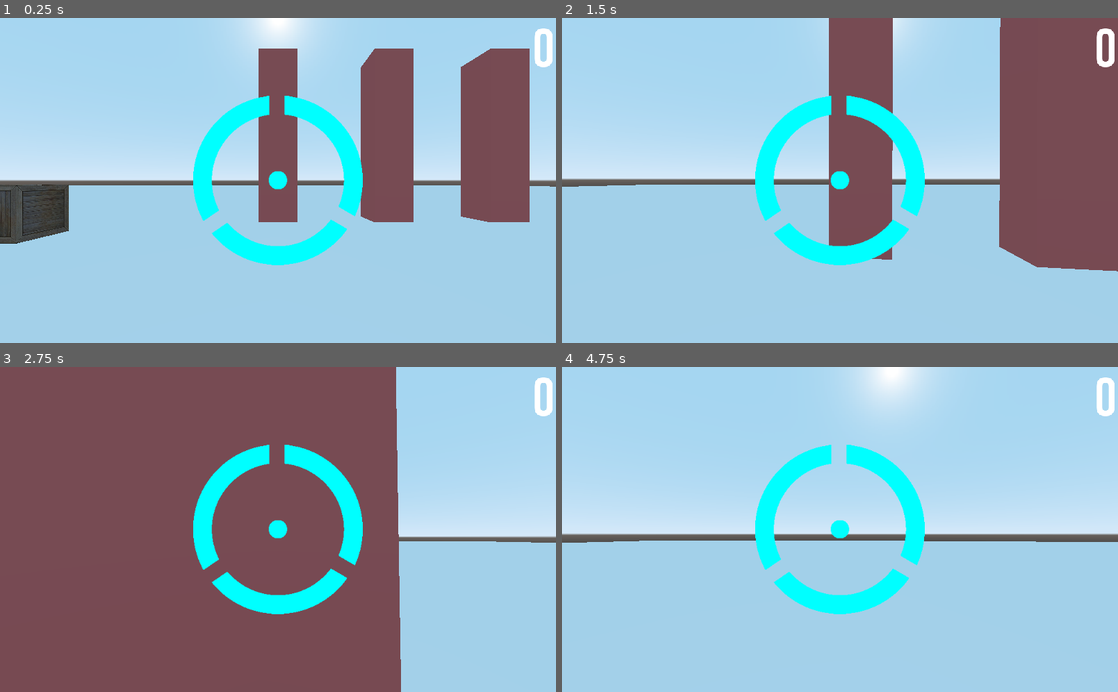
Above: before the commit, frames 1-4 (two rows, left to right).
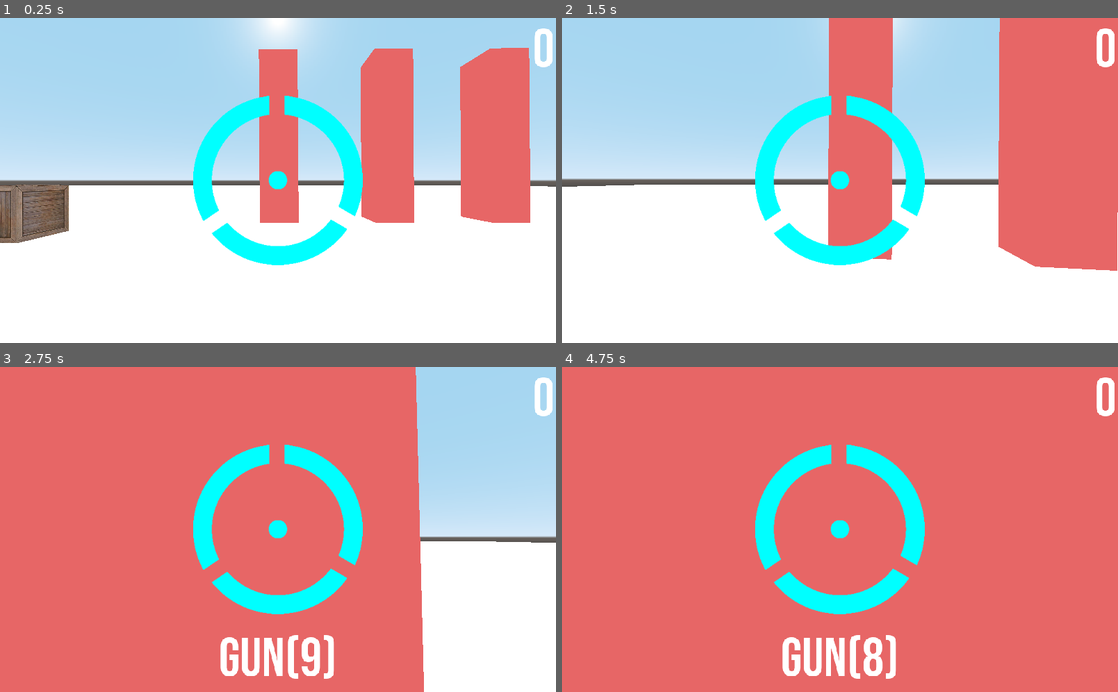
Above: after the commit, the same moments.

Repository: nuzcraft/intermediate_book
Game: Godot game, scene res://training_camp/training_camp.tscn
Two runs of this game, one before a commit and one after it. Both use one fixed random seed, a clock stepped at 60 frames per second and the inputs below.
Inputs (mouse positions are in pixels of both pictures, inside the frame that each line leads up to):
- Up to frame 1 (0.25 s): no input
- Up to frame 2 (1.5 s): move the mouse to (867, 180) at 0.52 s; hold F (fire) 0.53-1.28 s; hold Up (move_forward) from 0.53 s (still down); tap Tab (change weapon) at 0.6 s; tap Space (jump) at 0.77 s; move the mouse to (812, 180) at 1.27 s; tap F (fire) at 1.35 s
- Up to frame 3 (2.75 s): keep holding Up (move_forward); tap Space (jump) at 1.52 s; tap Tab (change weapon) at 1.55, 2.1 s; move the mouse to (289, 523) at 2.02 s; hold F (fire) from 2.03 s (still down)
- Up to frame 4 (4.75 s): keep holding Up (move_forward); move the mouse to (834, 536) at 2.77 s; release F (fire) at 2.78 s; tap F (fire) at 2.85, 4.35 s; tap Space (jump) at 3.02, 3.77, 4.52 s; tap Tab (change weapon) at 3.05, 3.6, 4.55 s; tap Enter at 3.5 s; move the mouse to (878, 532) at 3.52 s; hold F (fire) 3.53-4.28 s; move the mouse to (795, 526) at 4.27 s

The runs differ from the first frame. In frame 1, 58% of the frame differs, in the area x 0-100%, y 9-100%; in frame 2, 63%; in frame 3, 82%; in frame 4, 95%, in the area x 0-100%, y 0-100%.

Commit message:
added joepli shader

Diff:
--- a/Player.gd
+++ b/Player.gd
@@ -21,6 +21,7 @@
 onready var user_message:Label = get_node("../message")
 onready var message_timer:Timer = get_node("../messageTimer")
 onready var score_label:Label = get_node("../scoreLabel")
+onready var sound_fx := $sound_fx
 var ray:RayCast
 
 var inventory: WeaponInventory
@@ -37,7 +38,7 @@
 	ray.cast_to = Vector3(0, 0, -100)
 	reload_timer = Timer.new()
 	add_child(reload_timer)
-	reload_timer.connect("timout", self, "reload_timer_timeout")
+	reload_timer.connect("timeout", self, "reload_timer_timeout")
 	inventory = WeaponInventory.new()
 
 
@@ -55,14 +56,21 @@
 		input.x-=1
 	input.normalized();
 
-	if Input.is_action_just_pressed("fire") and gun_ammo > 0:
-		if ray.is_colliding():
-			gun_ammo -= 1
-			var obj = ray.get_collider()
-			print("the object " + obj.get_name() + " is in front of the player")
-			print("you have " + str(gun_ammo) + " ammunition left")
-			if obj.is_in_group("target"):
-				obj.got_hit()
+	if Input.is_action_pressed("fire"):
+		var condition1 = inventory.weapon_index == Weapon.TYPE_GUN
+		var condition2 = inventory.weapon_index == Weapon.TYPE_AUTO_GUN
+		var condition3 = inventory.has_ammo_for_current()
+		var condition4 = can_shoot
+		if (condition1 or condition2) and condition3 and condition4:
+			inventory.decrease_curr_ammo()
+			can_shoot = false
+			reload_timer.wait_time = inventory.get_curr_reload_time()
+			reload_timer.start()
+			sound_fx.play()
+			if ray.is_colliding():
+				var obj = ray.get_collider()
+				if obj.is_in_group("target"):
+					obj.got_hit()
 
 	var forward = global_transform.basis.z;
 	var right = global_transform.basis.x;
@@ -103,6 +111,8 @@
 		var message = inventory.get_curr_weapon_name()
 		message += "(" + str(inventory.get_curr_weapon_ammo()) + ")"
 		print(message)
+		user_message.set_text(message)
+		message_timer.start()
 		reload_timer.wait_time=inventory.get_curr_reload_time()
 
 
@@ -129,3 +139,7 @@
 
 func _on_messageTimer_timeout():
 	user_message.set_text("")
+
+func reload_timer_timeout():
+	can_shoot = true
+	reload_timer.stop()
--- a/Weapon.gd
+++ b/Weapon.gd
@@ -4,7 +4,7 @@
 const TYPE_AUTO_GUN: int = 1
 const TYPE_GRENADE: int = 2
 
-var reload_time: int
+var reload_time: float
 var name: String
 var ammo : int
 var max_ammo : int
--- a/WeaponInventory.gd
+++ b/WeaponInventory.gd
@@ -16,7 +16,7 @@
 		weapon_index = 0
 
 func has_ammo_for_current():
-	return weapons[weapon_index].ammos > 0
+	return weapons[weapon_index].ammo > 0
 
 func decrease_curr_ammo(amount: int = 1):
 	weapons[weapon_index].decrease_ammo(amount)
--- /dev/null
+++ b/joepli.gdshader
@@ -0,0 +1,22 @@
+shader_type spatial;
+render_mode depth_draw_opaque, unshaded, world_vertex_coords;
+
+uniform vec4 albedo : hint_color = vec4(1.0, 1.0, 1.0, 1.0);
+uniform sampler2D texture_albedo : hint_albedo;
+
+uniform float normal_offset : hint_range(0, 1, 0.01) = 0.03;
+uniform float time_influence : hint_range(0, 50) = 3;
+uniform float y_div : hint_range(0, 10, .1) = 3.0;
+
+void vertex() {
+    VERTEX.x += sin(VERTEX.y * y_div + round(TIME * time_influence)) * normal_offset;
+    VERTEX.y += sin(VERTEX.x * y_div + round(TIME * time_influence)) * normal_offset;
+    VERTEX.z += sin(VERTEX.y * y_div + round(TIME * time_influence)) * normal_offset;
+}
+
+void fragment() {
+	vec2 base_uv = UV;
+	vec4 albedo_tex = texture(texture_albedo, base_uv);
+	albedo_tex *= COLOR;
+	ALBEDO = albedo.rgb * albedo_tex.rgb;
+}
--- a/player.tscn
+++ b/player.tscn
@@ -1,7 +1,8 @@
-[gd_scene load_steps=4 format=2]
+[gd_scene load_steps=5 format=2]
 
 [ext_resource path="res://Player.gd" type="Script" id=1]
 [ext_resource path="res://audio/beep.wav" type="AudioStream" id=2]
+[ext_resource path="res://gunshot.wav" type="AudioStream" id=3]
 
 [sub_resource type="CapsuleShape" id=1]
 radius = 0.5
@@ -21,3 +22,6 @@
 stream = ExtResource( 2 )
 
 [node name="bgSOund" type="AudioStreamPlayer" parent="."]
+
+[node name="sound_fx" type="AudioStreamPlayer" parent="."]
+stream = ExtResource( 3 )
--- a/training_camp/ManageNPC.gd
+++ b/training_camp/ManageNPC.gd
@@ -9,7 +9,7 @@
 
 func got_hit():
 	health -= 20
-	print("Health: " + str(health))
+#	print("Health: " + str(health))
 	if health <= 0:
 		destroy_target()
 
--- a/training_camp/training_camp.tscn
+++ b/training_camp/training_camp.tscn
@@ -7,15 +7,49 @@
 [ext_resource path="res://training_camp/crosshair.gd" type="Script" id=5]
 [ext_resource path="res://training_camp/ManageNPC.gd" type="Script" id=6]
 [ext_resource path="res://box_texture.jpg" type="Texture" id=7]
+[ext_resource path="res://joepli.gdshader" type="Shader" id=8]
 
 [sub_resource type="BoxShape" id=1]
 
-[sub_resource type="SpatialMaterial" id=2]
-albedo_texture = ExtResource( 3 )
-uv1_scale = Vector3( 10, 10, 10 )
+[sub_resource type="Shader" id=20]
+code = "shader_type spatial;
+render_mode depth_draw_opaque, unshaded, world_vertex_coords;
 
-[sub_resource type="SpatialMaterial" id=12]
-albedo_texture = ExtResource( 7 )
+uniform vec4 albedo : hint_color = vec4(1.0, 1.0, 1.0, 1.0);
+uniform sampler2D texture_albedo : hint_albedo;
+
+uniform float normal_offset : hint_range(0, 1, 0.01) = 0.03;
+uniform float time_influence : hint_range(0, 50) = 3;
+uniform float y_div : hint_range(0, 10, .1) = 3.0;
+
+void vertex() {
+    VERTEX.x += sin(VERTEX.y * y_div + round(TIME * time_influence)) * normal_offset;
+    VERTEX.y += sin(VERTEX.x * y_div + round(TIME * time_influence)) * normal_offset;
+    VERTEX.z += sin(VERTEX.y * y_div + round(TIME * time_influence)) * normal_offset;
+}
+
+void fragment() {
+	vec2 base_uv = UV * vec2(20,20);
+	vec4 albedo_tex = texture(texture_albedo, base_uv);
+	albedo_tex *= COLOR;
+	ALBEDO = albedo.rgb * albedo_tex.rgb;
+}"
+
+[sub_resource type="ShaderMaterial" id=21]
+shader = SubResource( 20 )
+shader_param/albedo = Color( 1, 1, 1, 1 )
+shader_param/normal_offset = 0.03
+shader_param/time_influence = 3.0
+shader_param/y_div = 3.0
+shader_param/texture_albedo = ExtResource( 3 )
+
+[sub_resource type="ShaderMaterial" id=15]
+shader = ExtResource( 8 )
+shader_param/albedo = Color( 1, 1, 1, 1 )
+shader_param/normal_offset = 0.03
+shader_param/time_influence = 3.0
+shader_param/y_div = 3.0
+shader_param/texture_albedo = ExtResource( 7 )
 
 [sub_resource type="DynamicFont" id=8]
 size = 100
@@ -27,8 +61,33 @@
 
 [sub_resource type="BoxShape" id=10]
 
-[sub_resource type="SpatialMaterial" id=11]
-albedo_color = Color( 0.901961, 0.454902, 0.454902, 1 )
+[sub_resource type="ShaderMaterial" id=14]
+shader = ExtResource( 8 )
+shader_param/albedo = Color( 0.905882, 0.4, 0.4, 1 )
+shader_param/normal_offset = 0.05
+shader_param/time_influence = 3.0
+shader_param/y_div = 3.0
+
+[sub_resource type="ShaderMaterial" id=17]
+shader = ExtResource( 8 )
+shader_param/albedo = Color( 0.905882, 0.4, 0.4, 1 )
+shader_param/normal_offset = 0.03
+shader_param/time_influence = 3.0
+shader_param/y_div = 3.0
+
+[sub_resource type="ShaderMaterial" id=18]
+shader = ExtResource( 8 )
+shader_param/albedo = Color( 0.905882, 0.4, 0.4, 1 )
+shader_param/normal_offset = 0.03
+shader_param/time_influence = 3.0
+shader_param/y_div = 3.0
+
+[sub_resource type="ShaderMaterial" id=19]
+shader = ExtResource( 8 )
+shader_param/albedo = Color( 0.905882, 0.4, 0.4, 1 )
+shader_param/normal_offset = 0.03
+shader_param/time_influence = 3.0
+shader_param/y_div = 3.0
 
 [node name="Spatial" type="Spatial"]
 
@@ -39,7 +98,7 @@
 shape = SubResource( 1 )
 
 [node name="CSGBox" type="CSGBox" parent="ground/CollisionShape"]
-material = SubResource( 2 )
+material = SubResource( 21 )
 
 [node name="ammo" type="StaticBody" parent="." groups=["ammo_gun"]]
 transform = Transform( 1, 0, 0, 0, 1, 0, 0, 0, 1, -10, 2, 4 )
@@ -48,14 +107,16 @@
 shape = SubResource( 1 )
 
 [node name="CSGBox" type="CSGBox" parent="ammo/CollisionShape"]
-material = SubResource( 12 )
+material = SubResource( 15 )
 
 [node name="player" parent="." instance=ExtResource( 2 )]
 transform = Transform( -1, 0, -8.74228e-08, 0, 1, 0, 8.74228e-08, 0, -1, 0, 2.07205, 13 )
 
 [node name="message" type="Label" parent="."]
-margin_right = 628.0
-margin_bottom = 120.0
+margin_left = 31.0
+margin_top = 480.0
+margin_right = 993.0
+margin_bottom = 600.0
 custom_fonts/font = SubResource( 8 )
 align = 1
 valign = 1
@@ -80,7 +141,8 @@
 shape = SubResource( 10 )
 
 [node name="CSGBox" type="CSGBox" parent="target1/CollisionShape"]
-material = SubResource( 11 )
+transform = Transform( 1, 0, 0, 0, 1, 0, 0, 0, 1, 0.0296135, -5.96046e-08, 0.023015 )
+material = SubResource( 14 )
 
 [node name="target2" type="StaticBody" parent="." groups=["target"]]
 transform = Transform( 1, 0, 0, 0, 5, 0, 0, 0, 1, 6, 5, 0 )
@@ -90,7 +152,7 @@
 shape = SubResource( 10 )
 
 [node name="CSGBox" type="CSGBox" parent="target2/CollisionShape"]
-material = SubResource( 11 )
+material = SubResource( 17 )
 
 [node name="target3" type="StaticBody" parent="." groups=["target"]]
 transform = Transform( 1, 0, 0, 0, 5, 0, 0, 0, 1, 12, 5, 0 )
@@ -100,7 +162,7 @@
 shape = SubResource( 10 )
 
 [node name="CSGBox" type="CSGBox" parent="target3/CollisionShape"]
-material = SubResource( 11 )
+material = SubResource( 18 )
 
 [node name="target4" type="StaticBody" parent="." groups=["target"]]
 transform = Transform( 1, 0, 0, 0, 5, 0, 0, 0, 1, 18, 5, 0 )
@@ -110,7 +172,7 @@
 shape = SubResource( 10 )
 
 [node name="CSGBox" type="CSGBox" parent="target4/CollisionShape"]
-material = SubResource( 11 )
+material = SubResource( 19 )
 
 [node name="crosshair" type="TextureRect" parent="."]
 margin_left = 356.0
Not shown: 1 places in training_camp/training_camp.tscn that only renumber resources
